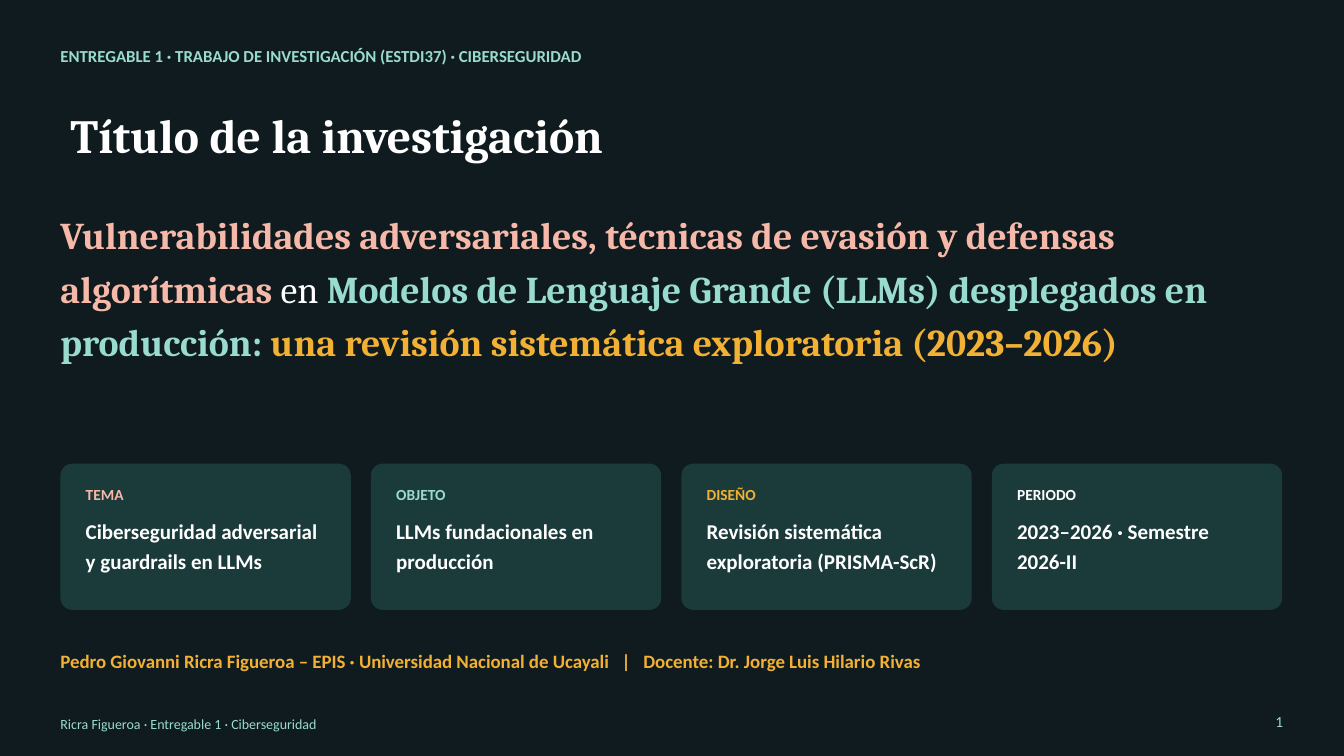
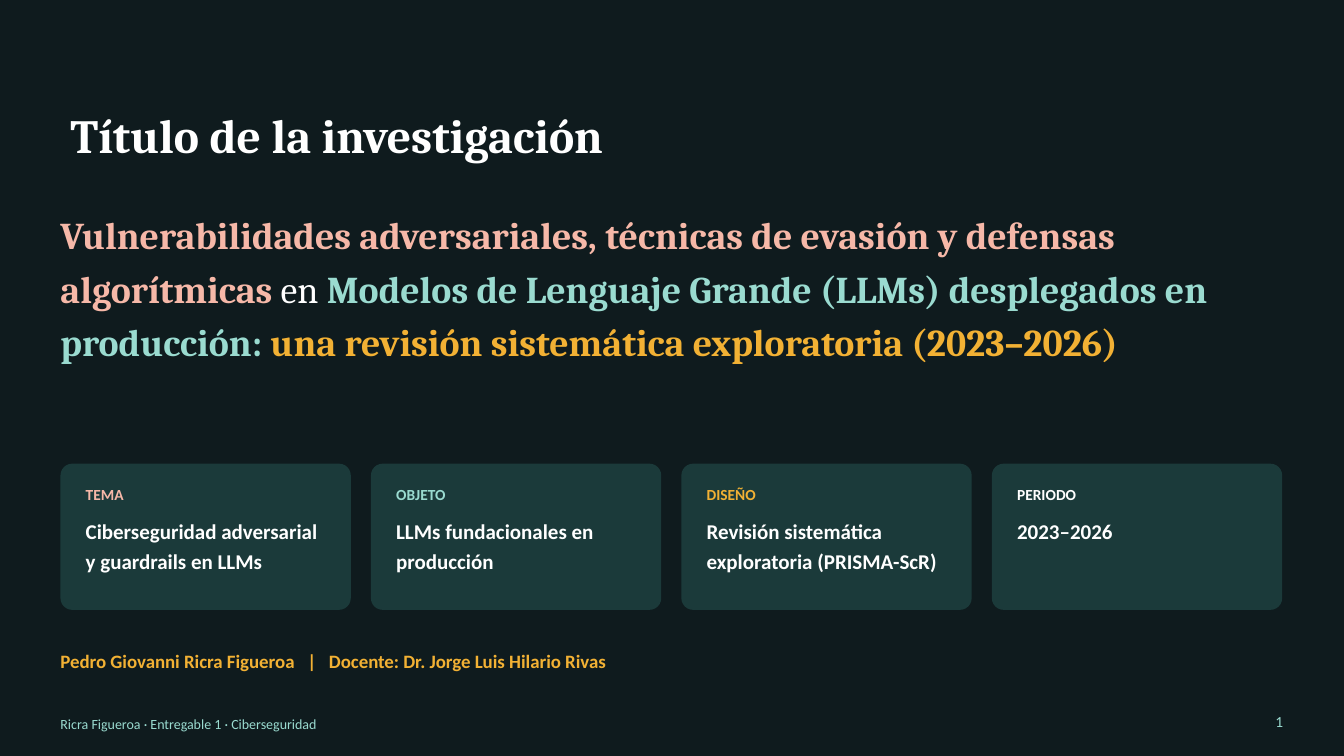
Before and after one commit to TeVerde29/trabajo-investigacion, a slide deck: slide 1 of Ricra_Figueroa_Pedro_Giovanni_Entregable1.pptx. Drawn at 1344x756 pixels with LibreOffice and Linux fonts; fonts in the diff are those of the drawing. Boxes give left, top, right and bottom in pixels: in the first picture for what was removed or moved away, otherwise in the second. Text is boxed around its words. In the diff, an @@ line names an element or a change of style, - is before the commit and + after.

Commit message:
Actualiza entregables y agrega bibliografía
Actualiza el documento y la presentación del Entregable 1, incorpora materiales de referencia en PDF y elimina scripts temporales de generación y verificación.

```diff
--- a/Ricra_Figueroa_Pedro_Giovanni_Entregable1.pptx
+++ b/Ricra_Figueroa_Pedro_Giovanni_Entregable1.pptx
@@ text removed at (x1=60, y1=49, x2=582, y2=65) @@
-ENTREGABLE 1 · TRABAJO DE INVESTIGACIÓN (ESTDI37) · CIBERSEGURIDAD
@@ text at (x1=1017, y1=524, x2=1112, y2=539): text changed @@
-2023–2026 · Semestre 2026-II
+2023–2026
@@ text at (x1=60, y1=654, x2=606, y2=671): text changed @@
-Pedro Giovanni Ricra Figueroa – EPIS · Universidad Nacional de Ucayali | Docente: Dr. Jorge Luis Hilario Rivas
+Pedro Giovanni Ricra Figueroa | Docente: Dr. Jorge Luis Hilario Rivas
```
Also in this commit, not shown: 3 other slides changed, 21 other files.
